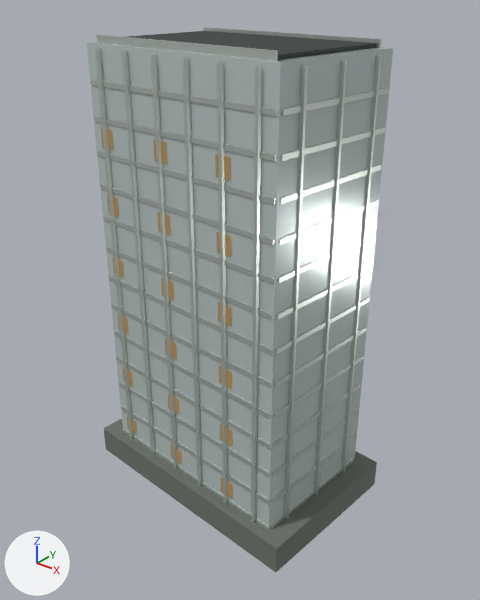
Before and after pictures for a commit that changed the Blender file landmarks/assets/youxian-tower.blend.
Before and after are seen from a 50 mm lens placed at (75.1, -91.2, 99.0), pointed at (1.8, 0.4, 42.2). The lights are fixed; the arrows at lower left show +X, +Y and +Z. The first picture is the older version.

The first picture shows 'envelope', 'fins', 'floor_bands', 'night_windows', 'parapet', 'podium', 'roof_deck'.
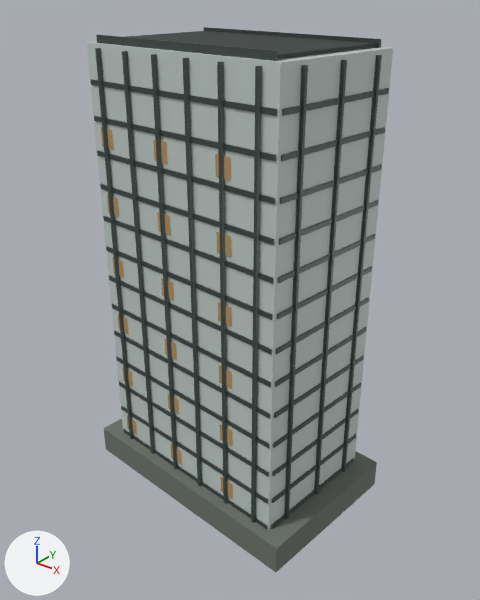
Location of each change, (x1, y1, x2, y2) in pixels of the pictures (480 x 600 px):
'envelope', surface changed: (89, 42, 390, 529) in both
'fins', recoloured, surface changed: (95, 48, 382, 523) in both
'floor_bands', recoloured, surface changed: (90, 79, 389, 529) in both
'parapet', recoloured, surface changed (light grey to dark grey): (96, 27, 381, 61) in both

The edits, one by one:
In material 'glass' (mat_glass), metallic goes from 0.22 to 0.04.
In material 'glass' (mat_glass), roughness goes from 0.16 to 0.58.
Material 'metal' (mat_metal) changes colour from light grey #d5ddd6 to dark grey #4a5552; in linear values from (0.665, 0.723, 0.672) to (0.0685, 0.0908, 0.0844).
In material 'metal' (mat_metal), roughness goes from 0.28 to 0.48.
